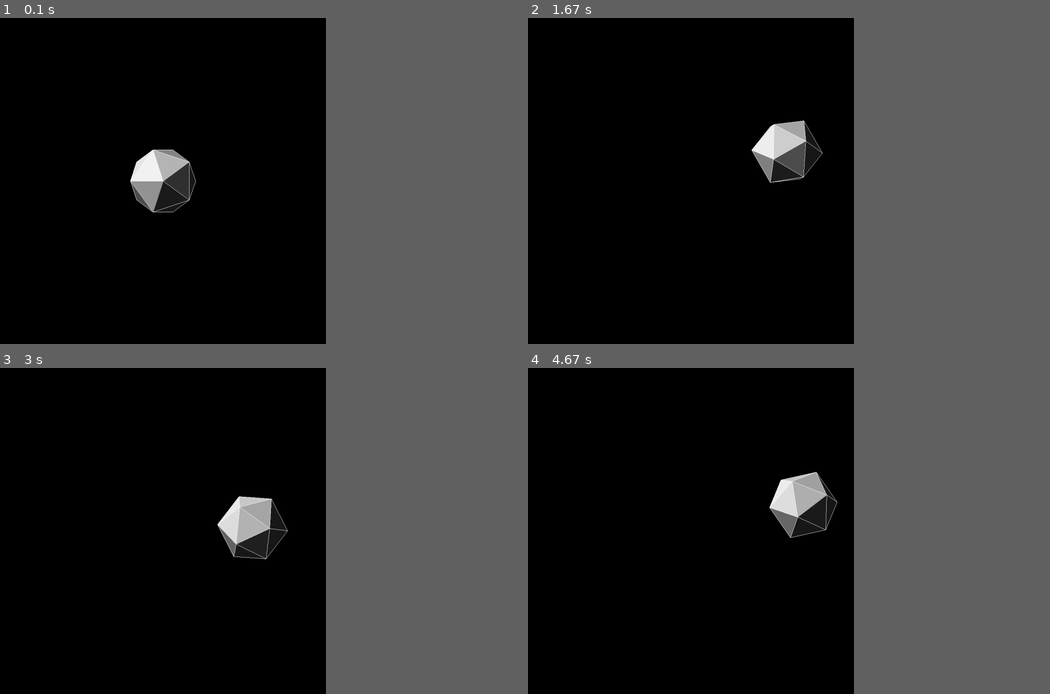
Above: before the commit, frames 1-4 (two rows, left to right).
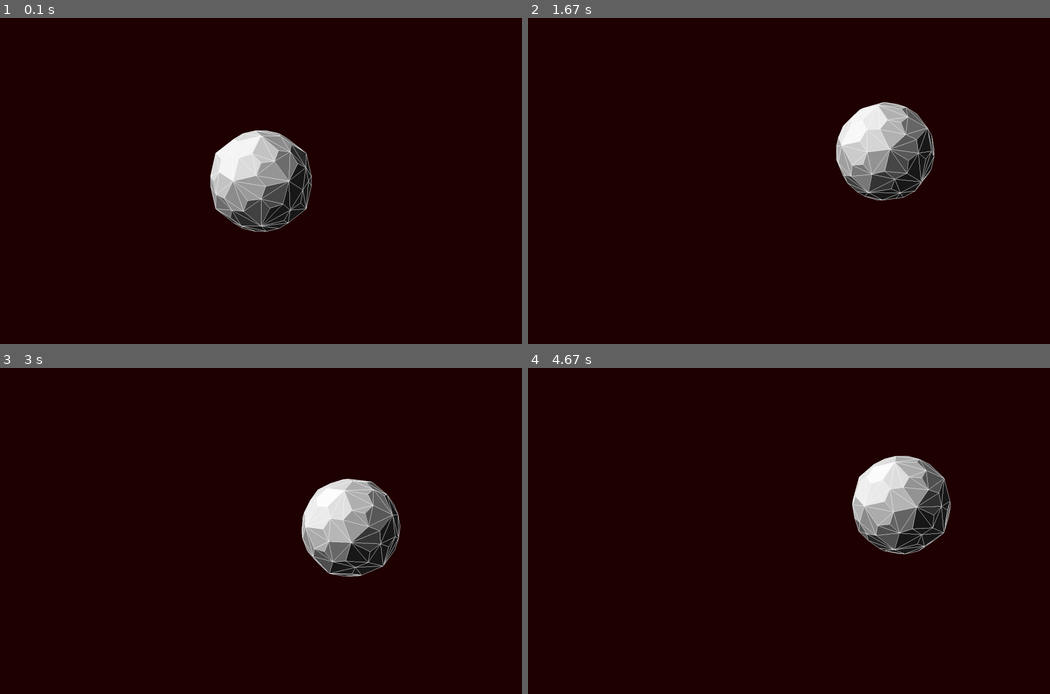
Above: after the commit, the same moments.

Repository: cazacov/python-stuff
Game: pygame game, started from pygame-test/main.py
The game is run twice, just before and just after one commit, with the same random seed, the same clock (stepped at 60 frames per second) and the same inputs.
Inputs:
- Up to frame 1 (0.1 s): no input
- Up to frame 2 (1.67 s): hold Q 0.33-0.8 s; hold Right 0.33-0.8 s; hold Right 0.83-1.3 s; hold D 0.83-1.3 s; hold Up 1.33-1.63 s; hold W 1.33-1.63 s; tap - at 1.48 s
- Up to frame 3 (3 s): hold Right 1.67-2.13 s; hold D 1.67-2.13 s; tap E at 1.82 s; hold Left 2.17-2.7 s; hold A 2.17-2.7 s; tap + at 2.32 s; hold Down from 2.73 s (still down); hold S from 2.73 s (still down); tap - at 2.88 s
- Up to frame 4 (4.67 s): release Down at 3.03 s; release S at 3.03 s; hold Left 3.07-3.47 s; hold A 3.07-3.47 s; tap E at 3.22 s; hold Up 3.5-3.87 s; hold W 3.5-3.87 s; tap + at 3.65 s; hold Right 3.9-4.53 s; hold D 3.9-4.53 s; tap - at 4.05 s; hold Down from 4.57 s (still down); hold S from 4.57 s (still down)
In our replay, the window is 562x562 before the commit and 900x562 after it. These sizes can differ from the game's own. Grey fills any space a smaller window leaves; there, only what the larger window draws over its background counts as a difference.

The runs differ from the first frame. In frame 1, 62% of the frame differs, in the area x 0-63%, y 0-100%; in frame 2, 65%; in frame 3, 65%; in frame 4, 66%, in the area x 0-81%, y 0-100%.

Commit message:
refactoring

Diff:
--- /dev/null
+++ b/pygame-test/bodies_3d.py
@@ -0,0 +1,333 @@
+import collections
+
+Body = collections.namedtuple('Body', 'vertices faces')
+
+icosahedron = Body(
+    vertices=[[0, 0, 111.8],
+              [80.9, -58.78, 50.0],
+              [80.9, 58.78, 50.0],
+              [-30.9, 95.11, 50.0],
+              [-100.0, 0.0, 50.0],
+              [-30.9, -95.11, 50.0],
+              [100.0, 0.0, -50.0],
+              [30.9, 95.11, -50.0],
+              [-80.9, 58.78, -50.0],
+              [-80.9, -58.78, -50.0],
+              [30.9, -95.11, -50.0],
+              [0, 0, -111.8]],
+    faces=[[0, 2, 1],
+           [0, 3, 2],
+           [0, 4, 3],
+           [0, 5, 4],
+           [0, 1, 5],
+           [1, 2, 6],
+           [2, 3, 7],
+           [3, 4, 8],
+           [4, 5, 9],
+           [5, 1, 10],
+           [6, 2, 7],
+           [7, 3, 8],
+           [8, 4, 9],
+           [9, 5, 10],
+           [10, 1, 6],
+           [11, 6, 7],
+           [11, 7, 8],
+           [11, 8, 9],
+           [11, 9, 10],
+           [11, 10, 6]]
+)
+
+cube = Body(
+    vertices=[[100, 100, -100],
+              [-100, 100, -100],
+              [-100, -100, -100],
+              [100, -100, -100],
+              [100, 100, 100],
+              [-100, 100, 100],
+              [-100, -100, 100],
+              [100, -100, 100]
+              ],
+    faces=[[0, 1, 2, 3],
+           [0, 4, 5, 1],
+           [1, 5, 6, 2],
+           [2, 6, 7, 3],
+           [3, 7, 4, 0],
+           [7, 6, 5, 4]]
+)
+
+pentagonal_hexecontahedron = Body(
+    vertices=[
+        [-85.82, 0.0, 138.86],  # 0
+        [-112.34, -53.56, 93.54],  # 1
+        [-53.56, -93.54, 112.34],  # 2
+        [-14.18, -16.07, -154.2],  # 3
+        [14.18, 16.07, -154.2],  # 4
+        [85.82, 0.0, -138.86],  # 5
+        [-85.82, 0.0, -138.86],  # 6
+        [-14.18, 16.07, 154.2],  # 7
+        [14.18, -16.07, 154.2],  # 8
+        [85.82, 0.0, 138.86],  # 9
+        [-67.74, 70.59, 121.1],  # 10
+        [89.89, 89.89, 89.89],  # 11
+        [60.66, 137.17, 41.75],  # 12
+        [0.0, 138.86, 85.82],  # 13
+        [93.54, 112.34, 53.56],  # 14
+        [137.17, 41.75, 60.66],  # 15
+        [112.34, 53.56, 93.54],  # 16
+        [138.86, 85.82, 0.0],  # 17
+        [-27.56, 83.61, 128.4],  # 18
+        [41.75, 60.66, 137.17],  # 19
+        [53.56, 93.54, 112.34],  # 20
+        [0.0, 55.55, 145.44],  # 21
+        [128.4, 27.56, -83.61],  # 22
+        [121.1, 67.74, -70.59],  # 23
+        [-16.07, 154.2, 14.18],  # 24
+        [154.2, 14.18, -16.07],  # 25
+        [145.44, 0.0, -55.55],  # 26
+        [-137.17, 41.75, -60.66],  # 27
+        [-112.34, 53.56, -93.54],  # 28
+        [-137.17, -41.75, 60.66],  # 29
+        [-89.89, -89.89, 89.89],  # 30
+        [-89.89, 89.89, -89.89],  # 31
+        [112.34, -53.56, -93.54],  # 32
+        [137.17, -41.75, -60.66],  # 33
+        [89.89, -89.89, -89.89],  # 34
+        [0.0, -55.55, 145.44],  # 35
+        [-41.75, -60.66, 137.17],  # 36
+        [0.0, -138.86, 85.82],  # 37
+        [-138.86, 85.82, 0.0],  # 38
+        [-154.2, -14.18, -16.07],  # 39
+        [-55.55, 145.44, 0.0],  # 40
+        [-60.66, 137.17, -41.75],  # 41
+        [-93.54, 112.34, -53.56],  # 42
+        [41.75, -60.66, -137.17],  # 43
+        [0.0, -55.55, -145.44],  # 44
+        [53.56, -93.54, -112.34],  # 45
+        [0.0, -138.86, -85.82],  # 46
+        [-138.86, -85.82, 0.0],  # 47
+        [-60.66, -137.17, 41.75],  # 48
+        [-93.54, -112.34, 53.56],  # 49
+        [0.0, 55.55, -145.44],  # 50
+        [-41.75, 60.66, -137.17],  # 51
+        [0.0, 138.86, -85.82],  # 52
+        [-53.56, 93.54, -112.34],  # 53
+        [60.66, -137.17, -41.75],  # 54
+        [138.86, -85.82, 0.0],  # 55
+        [93.54, -112.34, -53.56],  # 56
+        [67.74, -70.59, 121.1],  # 57
+        [27.56, -83.61, 128.4],  # 58
+        [-89.89, 89.89, 89.89],  # 59
+        [-70.59, 121.1, 67.74],  # 60
+        [-83.61, 128.4, 27.56],  # 61
+        [-67.74, -70.59, -121.1],  # 62
+        [-89.89, -89.89, -89.89],  # 63
+        [-27.56, -83.61, -128.4],  # 64
+        [27.56, 83.61, -128.4],  # 65
+        [67.74, 70.59, -121.1],  # 66
+        [89.89, 89.89, -89.89],  # 67
+        [89.89, -89.89, 89.89],  # 68
+        [16.07, -154.2, 14.18],  # 69
+        [55.55, -145.44, 0.0],  # 70
+        [83.61, -128.4, 27.56],  # 71
+        [70.59, -121.1, 67.74],  # 72
+        [-128.4, 27.56, 83.61],  # 73
+        [-154.2, 14.18, 16.07],  # 74
+        [-145.44, 0.0, 55.55],  # 75
+        [-121.1, 67.74, 70.59],  # 76
+        [-83.61, -128.4, -27.56],  # 77
+        [-16.07, -154.2, -14.18],  # 78
+        [-55.55, -145.44, 0.0],  # 79
+        [-70.59, -121.1, -67.74],  # 80
+        [-145.44, 0.0, -55.55],  # 81
+        [-128.4, -27.56, -83.61],  # 82
+        [-121.1, -67.74, -70.59],  # 83
+        [55.55, 145.44, 0.0],  # 84
+        [83.61, 128.4, -27.56],  # 85
+        [16.07, 154.2, -14.18],  # 86
+        [70.59, 121.1, -67.74],  # 87
+        [128.4, -27.56, 83.61],  # 88
+        [145.44, 0.0, 55.55],  # 89
+        [121.1, -67.74, 70.59],  # 90
+        [154.2, -14.18, 16.07]],  # 91
+    faces=[
+        [2, 1, 0],  # 0
+        [5, 4, 3],  # 1
+        [4, 6, 3],  # 2
+        [9, 8, 7],  # 3
+        [8, 0, 7],  # 4
+        [0, 10, 7],  # 5
+        [13, 12, 11],  # 6
+        [11, 12, 14],  # 7
+        [15, 11, 14],  # 8
+        [15, 9, 16],  # 9
+        [11, 15, 16],  # 10
+        [9, 11, 16],  # 11
+        [14, 12, 17],  # 12
+        [15, 14, 17],  # 13
+        [7, 10, 18],  # 14
+        [10, 13, 18],  # 15
+        [9, 7, 19],  # 16
+        [11, 9, 19],  # 17
+        [18, 13, 19],  # 18
+        [11, 19, 20],  # 19
+        [13, 11, 20],  # 20
+        [19, 13, 20],  # 21
+        [7, 18, 21],  # 22
+        [18, 19, 21],  # 23
+        [19, 7, 21],  # 24
+        [23, 5, 22],  # 25
+        [17, 23, 22],  # 26
+        [12, 13, 24],  # 27
+        [15, 17, 25],  # 28
+        [17, 22, 25],  # 29
+        [22, 5, 26],  # 30
+        [25, 22, 26],  # 31
+        [6, 28, 27],  # 32
+        [0, 1, 29],  # 33
+        [29, 1, 30],  # 34
+        [1, 2, 30],  # 35
+        [28, 6, 31],  # 36
+        [27, 28, 31],  # 37
+        [26, 5, 32],  # 38
+        [26, 32, 33],  # 39
+        [25, 26, 33],  # 40
+        [32, 5, 34],  # 41
+        [33, 32, 34],  # 42
+        [8, 9, 35],  # 43
+        [0, 8, 35],  # 44
+        [2, 0, 36],  # 45
+        [0, 35, 36],  # 46
+        [35, 2, 36],  # 47
+        [30, 2, 37],  # 48
+        [2, 35, 37],  # 49
+        [39, 27, 38],  # 50
+        [27, 31, 38],  # 51
+        [24, 13, 40],  # 52
+        [38, 41, 40],  # 53
+        [41, 24, 40],  # 54
+        [31, 41, 42],  # 55
+        [41, 38, 42],  # 56
+        [38, 31, 42],  # 57
+        [5, 3, 43],  # 58
+        [34, 5, 43],  # 59
+        [43, 3, 44],  # 60
+        [3, 6, 44],  # 61
+        [34, 43, 45],  # 62
+        [43, 44, 45],  # 63
+        [45, 44, 46],  # 64
+        [34, 45, 46],  # 65
+        [39, 29, 47],  # 66
+        [29, 30, 47],  # 67
+        [30, 37, 48],  # 68
+        [47, 30, 49],  # 69
+        [48, 47, 49],  # 70
+        [30, 48, 49],  # 71
+        [4, 5, 50],  # 72
+        [6, 4, 50],  # 73
+        [31, 6, 51],  # 74
+        [6, 50, 51],  # 75
+        [51, 50, 52],  # 76
+        [41, 31, 52],  # 77
+        [24, 41, 52],  # 78
+        [31, 51, 53],  # 79
+        [52, 31, 53],  # 80
+        [51, 52, 53],  # 81
+        [34, 46, 54],  # 82
+        [25, 33, 55],  # 83
+        [33, 34, 55],  # 84
+        [34, 54, 56],  # 85
+        [55, 34, 56],  # 86
+        [54, 55, 56],  # 87
+        [35, 9, 57],  # 88
+        [37, 35, 58],  # 89
+        [57, 37, 58],  # 90
+        [35, 57, 58],  # 91
+        [13, 10, 59],  # 92
+        [10, 0, 59],  # 93
+        [40, 13, 60],  # 94
+        [13, 59, 60],  # 95
+        [59, 38, 60],  # 96
+        [38, 40, 61],  # 97
+        [60, 38, 61],  # 98
+        [40, 60, 61],  # 99
+        [6, 63, 62],  # 100
+        [44, 6, 62],  # 101
+        [63, 46, 62],  # 102
+        [44, 62, 64],  # 103
+        [46, 44, 64],  # 104
+        [62, 46, 64],  # 105
+        [50, 5, 65],  # 106
+        [52, 50, 65],  # 107
+        [5, 23, 66],  # 108
+        [65, 5, 66],  # 109
+        [52, 65, 66],  # 110
+        [23, 17, 67],  # 111
+        [66, 23, 67],  # 112
+        [52, 66, 67],  # 113
+        [37, 57, 68],  # 114
+        [57, 9, 68],  # 115
+        [48, 37, 69],  # 116
+        [54, 46, 69],  # 117
+        [55, 54, 70],  # 118
+        [69, 37, 70],  # 119
+        [54, 69, 70],  # 120
+        [68, 55, 71],  # 121
+        [55, 70, 71],  # 122
+        [70, 37, 71],  # 123
+        [37, 68, 72],  # 124
+        [71, 37, 72],  # 125
+        [68, 71, 72],  # 126
+        [0, 29, 73],  # 127
+        [59, 0, 73],  # 128
+        [29, 39, 74],  # 129
+        [39, 38, 74],  # 130
+        [38, 73, 74],  # 131
+        [73, 29, 75],  # 132
+        [74, 73, 75],  # 133
+        [29, 74, 75],  # 134
+        [38, 59, 76],  # 135
+        [73, 38, 76],  # 136
+        [59, 73, 76],  # 137
+        [47, 48, 77],  # 138
+        [63, 47, 77],  # 139
+        [46, 77, 78],  # 140
+        [69, 46, 78],  # 141
+        [48, 69, 78],  # 142
+        [77, 48, 79],  # 143
+        [78, 77, 79],  # 144
+        [48, 78, 79],  # 145
+        [46, 63, 80],  # 146
+        [77, 46, 80],  # 147
+        [63, 77, 80],  # 148
+        [39, 47, 81],  # 149
+        [27, 39, 81],  # 150
+        [6, 27, 81],  # 151
+        [63, 6, 82],  # 152
+        [6, 81, 82],  # 153
+        [81, 47, 82],  # 154
+        [47, 63, 83],  # 155
+        [82, 47, 83],  # 156
+        [63, 82, 83],  # 157
+        [17, 12, 84],  # 158
+        [12, 24, 84],  # 159
+        [67, 17, 85],  # 160
+        [17, 84, 85],  # 161
+        [84, 52, 85],  # 162
+        [24, 52, 86],  # 163
+        [84, 24, 86],  # 164
+        [52, 84, 86],  # 165
+        [52, 67, 87],  # 166
+        [85, 52, 87],  # 167
+        [67, 85, 87],  # 168
+        [68, 9, 88],  # 169
+        [9, 15, 88],  # 170
+        [15, 25, 89],  # 171
+        [88, 15, 89],  # 172
+        [55, 88, 89],  # 173
+        [55, 68, 90],  # 174
+        [88, 55, 90],  # 175
+        [68, 88, 90],  # 176
+        [25, 55, 91],  # 177
+        [89, 25, 91],  # 178
+        [55, 89, 91]]  # 179
+)
--- a/pygame-test/lib_3d.py
+++ b/pygame-test/lib_3d.py
@@ -1,6 +1,7 @@
 import pygame as pg
 
 from vector_ops import *
+
 
 class Render3D:
 
@@ -8,7 +9,7 @@
         pass
 
     def render(self, screen, vertices, faces, position, zoom, origin):
-        screen.fill([0, 0, 0])
+        screen.fill([32, 0, 0])
 
         cx = origin[0]
         cy = origin[1]
@@ -35,12 +36,12 @@
 
             if normal[2] > 0:
 
-                lightVector = [-1, 1, 1]
-                cosA = cosAngle(lightVector, normal)
+                light_vector = [-1, 1, 1]
+                cos_light = cos_angle(light_vector, normal)
 
                 light = 25
-                if cosA > 0:
-                    light = light + cosA * 230
+                if cos_light > 0:
+                    light = light + cos_light * 230
 
                 pg.draw.polygon(screen, [light, light, light], pointlist, 0)
                 pg.draw.polygon(screen, [255, 255, 255], pointlist, 1)
--- a/pygame-test/main.py
+++ b/pygame-test/main.py
@@ -2,65 +2,22 @@
 import sys
 from vector_ops import *
 from lib_3d import Render3D
-
-origin = [500, 500]
-# vertices = [[100, 100, -100],
-#             [-100, 100, -100],
-#             [-100, -100, -100],
-#             [100, -100, -100],
-#             [100, 100, 100],
-#             [-100, 100, 100],
-#             [-100, -100, 100],
-#             [100, -100, 100]
-#             ]
-#
-# faces = [[0, 1, 2, 3],
-#          [0, 4, 5, 1],
-#          [1, 5, 6, 2],
-#          [2, 6, 7, 3],
-#          [3, 7, 4, 0],
-#          [7, 6, 5, 4]]
+from bodies_3d import *
 
 
-vertices = [[0, 0, 111.8],
-            [80.9, -58.78, 50.0],
-            [80.9, 58.78, 50.0],
-            [-30.9, 95.11, 50.0],
-            [-100.0, 0.0, 50.0],
-            [-30.9, -95.11, 50.0],
-            [100.0, 0.0, -50.0],
-            [30.9, 95.11, -50.0],
-            [-80.9, 58.78, -50.0],
-            [-80.9, -58.78, -50.0],
-            [30.9, -95.11, -50.0],
-            [0, 0, -111.8]]
+screen_width = 1600
+screen_height = 1000
 
-faces = [[0,2,1],
-         [0,3,2],
-         [0,4,3],
-         [0,5,4],
-         [0,1,5],
-         [1,2,6],
-         [2,3,7],
-         [3,4,8],
-         [4,5,9],
-         [5,1,10],
-         [6,2,7],
-         [7,3,8],
-         [8,4,9],
-         [9,5,10],
-         [10,1,6],
-         [11,6,7],
-         [11,7,8],
-         [11,8,9],
-         [11,9,10],
-         [11,10,6]]
-
+origin = [screen_width/2, screen_height/2]
+vertices = pentagonal_hexecontahedron.vertices
+faces = pentagonal_hexecontahedron.faces
 position = [0, 0, 0]
 zoom = 1
+
+
 pg.init()
 opts = pg.HWSURFACE | pg.FULLSCREEN | pg.DOUBLEBUF
-screen = pg.display.set_mode([1000, 1000], opts)
+screen = pg.display.set_mode([screen_width, screen_height], opts)
 screen.fill([0, 0, 0])
 info = pg.display.Info()
 FPS = 300
@@ -71,7 +28,6 @@
 
 changed = True
 done = False
-
 
 while not done:
     for event in pg.event.get():
@@ -95,22 +51,22 @@
         changed = True
 
     if keys[pg.K_q]:
-        rotateZ(vertices, 0.02)
+        rotate_z(vertices, 0.02)
         changed = True
     if keys[pg.K_e]:
-        rotateZ(vertices, -0.02)
+        rotate_z(vertices, -0.02)
         changed = True
     if keys[pg.K_a]:
-        rotateY(vertices, 0.02)
+        rotate_y(vertices, 0.02)
         changed = True
     if keys[pg.K_d]:
-        rotateY(vertices, -0.02)
+        rotate_y(vertices, -0.02)
         changed = True
     if keys[pg.K_w]:
-        rotateX(vertices, -0.02)
+        rotate_x(vertices, -0.02)
         changed = True
     if keys[pg.K_s]:
-        rotateX(vertices, 0.02)
+        rotate_x(vertices, 0.02)
         changed = True
 
     if keys[pg.K_KP_PLUS]:
--- a/pygame-test/vector_ops.py
+++ b/pygame-test/vector_ops.py
@@ -7,13 +7,13 @@
             toPoint[2] - fromPoint[2]]
 
 
-def scale(vector, scaleFactor):
+def scale(vector, scale_factor):
     x = vector[0]
     y = vector[1]
     z = vector[2]
-    return [x * scaleFactor,
-            y * scaleFactor,
-            z * scaleFactor]
+    return [x * scale_factor,
+            y * scale_factor,
+            z * scale_factor]
 
 
 def add(v1, v2):
@@ -51,7 +51,7 @@
             x1 * y2 - x2 * y1]
 
 
-def rotateX(vertices, angle):
+def rotate_x(vertices, angle):
     for point in vertices:
         x = point[0]
         y = point[1]
@@ -60,7 +60,7 @@
         point[2] = y * math.sin(angle) + z * math.cos(angle)
 
 
-def rotateY(vertices, angle):
+def rotate_y(vertices, angle):
     for point in vertices:
         x = point[0]
         y = point[1]
@@ -69,7 +69,7 @@
         point[2] = x * math.sin(angle) + z * math.cos(angle)
 
 
-def rotateZ(vertices, angle):
+def rotate_z(vertices, angle):
     for point in vertices:
         x = point[0]
         y = point[1]
@@ -82,5 +82,5 @@
     return math.sqrt(dot_product(vector, vector))
 
 
-def cosAngle(vector1, vector2):
+def cos_angle(vector1, vector2):
     return dot_product(vector1, vector2) / (length(vector1) * length(vector2))
